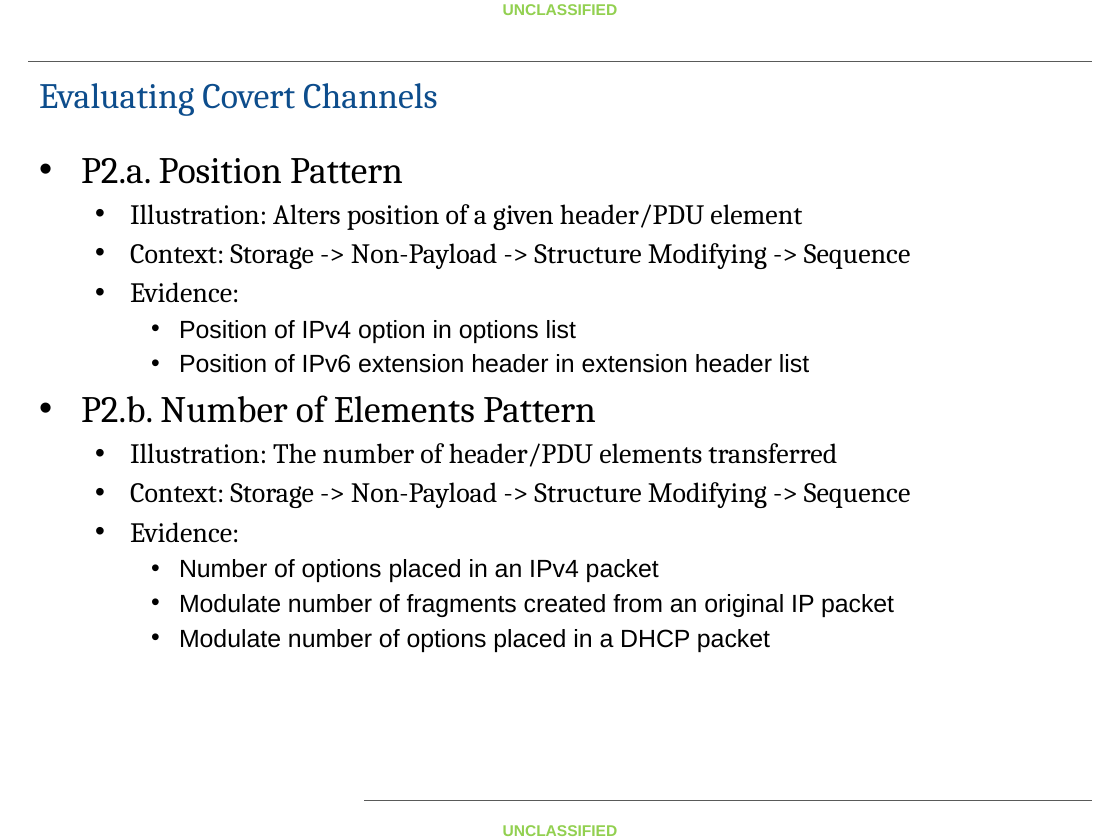
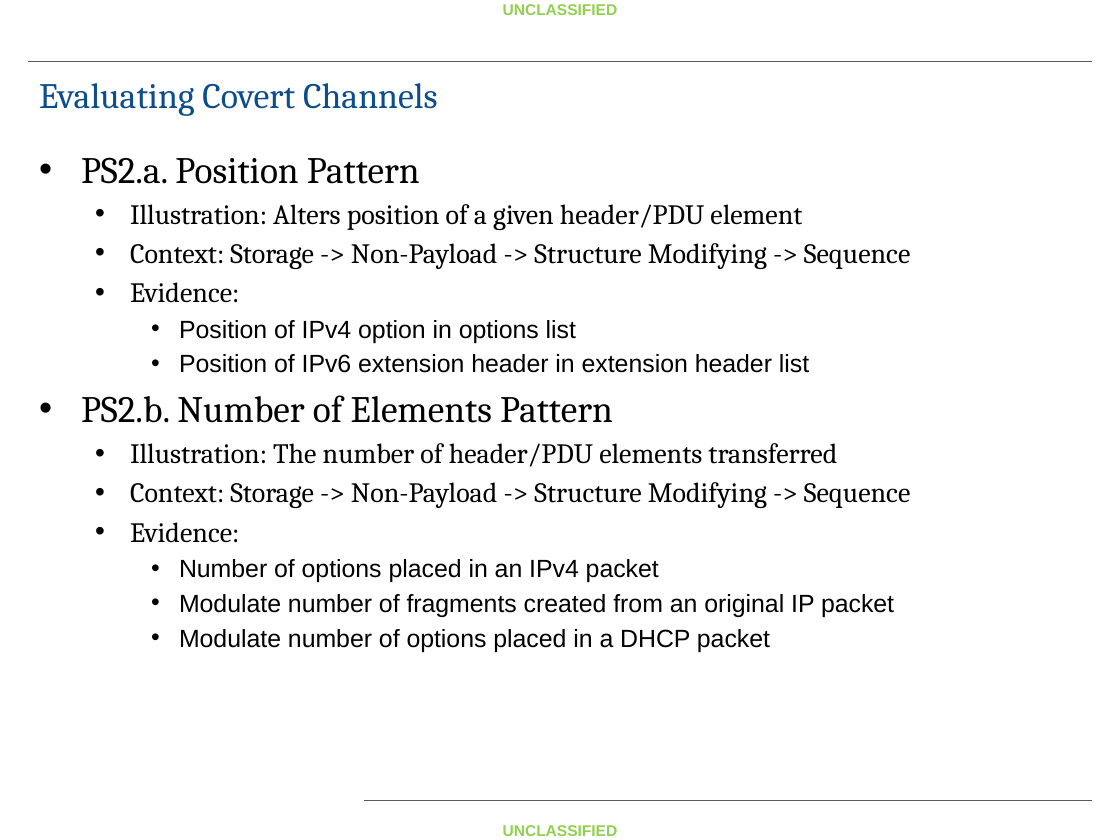
Before and after one commit to fitzgeralddaniel/CovertChannelClass, a slide deck: slide 8 of Handout/Covert Channel Lecture Whitepaper Slides.pptx (slide 7 before the commit). Drawn at 1120x840 pixels with LibreOffice and Linux fonts; fonts in the diff are those of the drawing; background and template pictures are left out. Boxes give left, top, right and bottom in pixels: in the first picture for what was removed or moved away, otherwise in the second. Text is boxed around its words. In the diff, an @@ line names an element or a change of style, - is before the commit and + after.

```diff
--- a/Handout/Covert Channel Lecture Whitepaper Slides.pptx
+++ b/Handout/Covert Channel Lecture Whitepaper Slides.pptx
@@ text at (81, 157, 420, 184): text changed @@
-• P2.a. Position Pattern
+• PS2.a. Position Pattern
@@ text at (81, 395, 613, 423): text changed @@
-• P2.b. Number of Elements Pattern
+• PS2.b. Number of Elements Pattern
```
Also in this commit, not shown: 17 other slides changed, 13 slides added, 2 slides removed, 13 other files.
